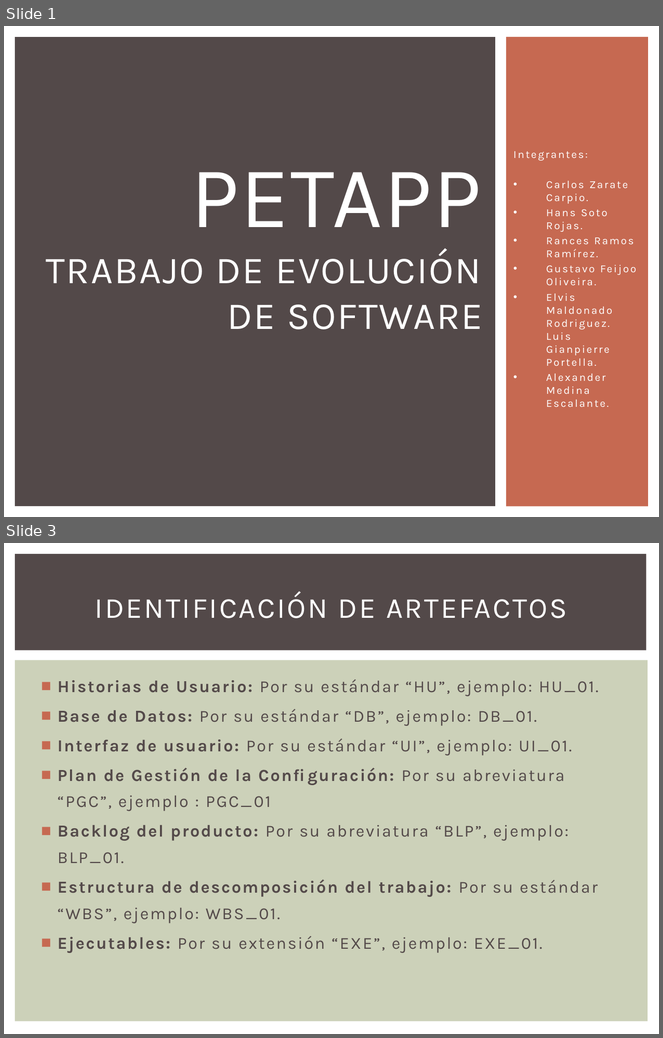
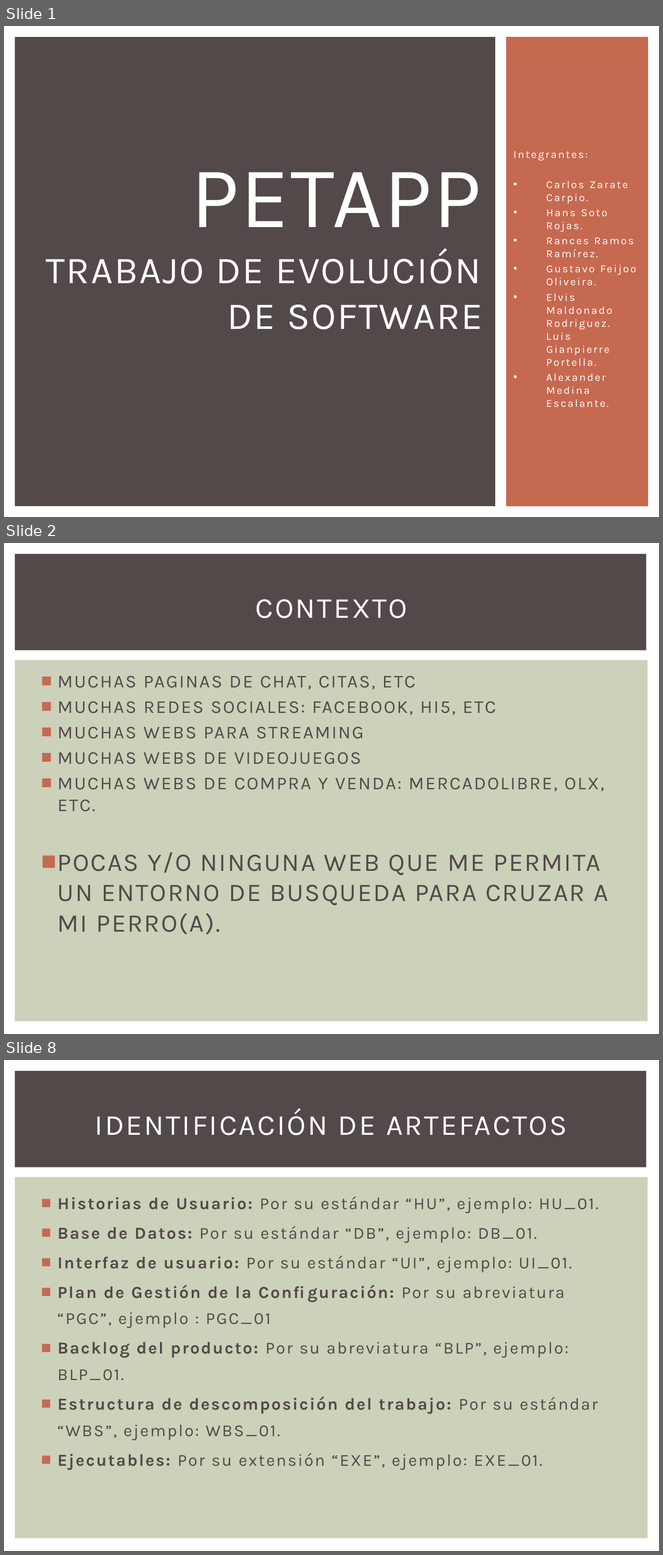
Before and after one commit to gianpierrepb/PetAPPEVO, a slide deck: Documentos/PETAPP.pptx. Shown one above the other, each under a label of ours: slides 1 and 3 before the commit, slides 1, 2 and 8 after it; the slides between them are not shown. The pictures are 663x1038 and 663x1555 pixels, drawn with LibreOffice and Linux fonts; fonts in the diff are those of the drawing. Boxes give left, top, right and bottom in pixels: in the first picture for what was removed or moved away, otherwise in the second. Text is boxed around its words. In the diff, an @@ line names an element or a change of style, - is before the commit and + after.

```diff
--- a/Documentos/PETAPP.pptx
+++ b/Documentos/PETAPP.pptx
@@ slide 2 added at (4,543,659,1034), background #FFFFFF; not listed: 2 template elements that a slide beside it also shows @@
@@ title added at (255,599,408,618), 32 pt, text #FFFFFF @@
+CONTEXTO
@@ text added at (58,676,609,935), 20 pt, text #534949 @@
+■ MUCHAS PAGINAS DE CHAT, CITAS, ETC
+■ MUCHAS REDES SOCIALES: FACEBOOK, HI5, ETC
+■ MUCHAS WEBS PARA STREAMING
+■ MUCHAS WEBS DE VIDEOJUEGOS
+■ MUCHAS WEBS DE COMPRA Y VENDA: MERCADOLIBRE, OLX, ETC.
+■ POCAS Y/O NINGUNA WEB QUE ME PERMITA UN ENTORNO DE BUSQUEDA PARA CRUZAR A MI PERRO(A).
@@ what was slide 3 is now slide 8 @@
```
Also in this commit, not shown: 1 slide changed, 4 other slides added, 2 other files.
